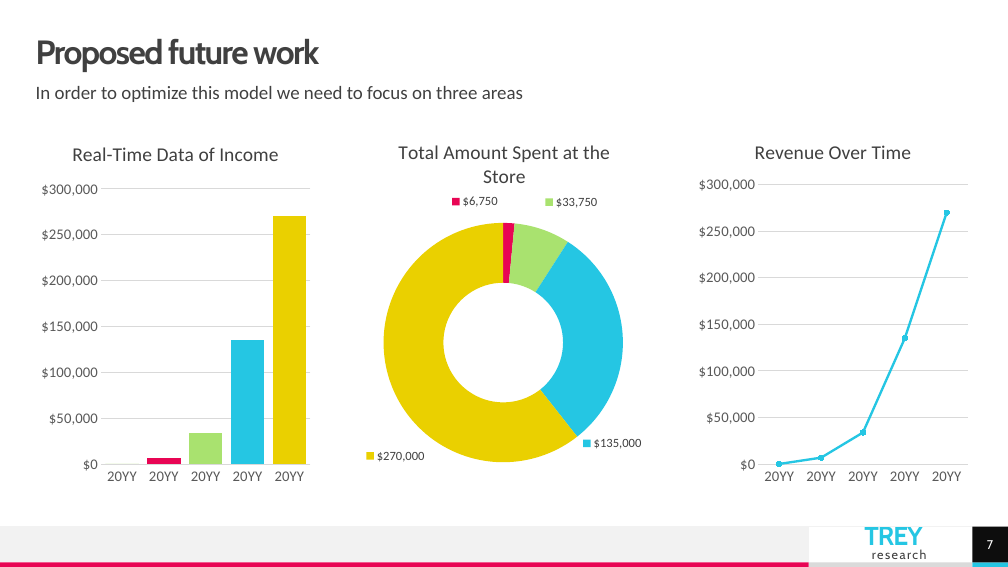
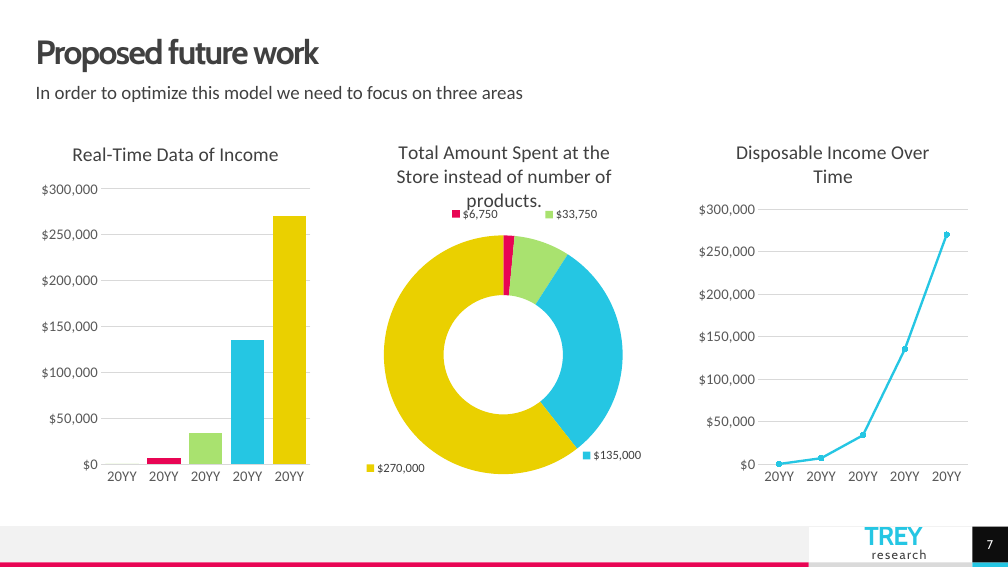
Before and after one commit to JoeyStark007/marketing-analysis, a slide deck: slide 7 of Marketing_Analytics_Presentation.pptx. Drawn at 1008x567 pixels with LibreOffice and Linux fonts; fonts in the diff are those of the drawing. Boxes give left, top, right and bottom in pixels: in the first picture for what was removed or moved away, otherwise in the second. Text is boxed around its words. In the diff, an @@ line names an element or a change of style, - is before the commit and + after.

Commit message:
edited word

```diff
--- a/Marketing_Analytics_Presentation.pptx
+++ b/Marketing_Analytics_Presentation.pptx
@@ doughnut chart at [364, 125, 645, 492] @@
@@ title "Total Amount Spent at the Store " to "Total Amount Spent at the Store instead of number of products. " @@
@@ line stacked chart at [693, 125, 974, 492] @@
@@ title "Revenue Over Time " to "Disposable Income Over Time " @@
```
